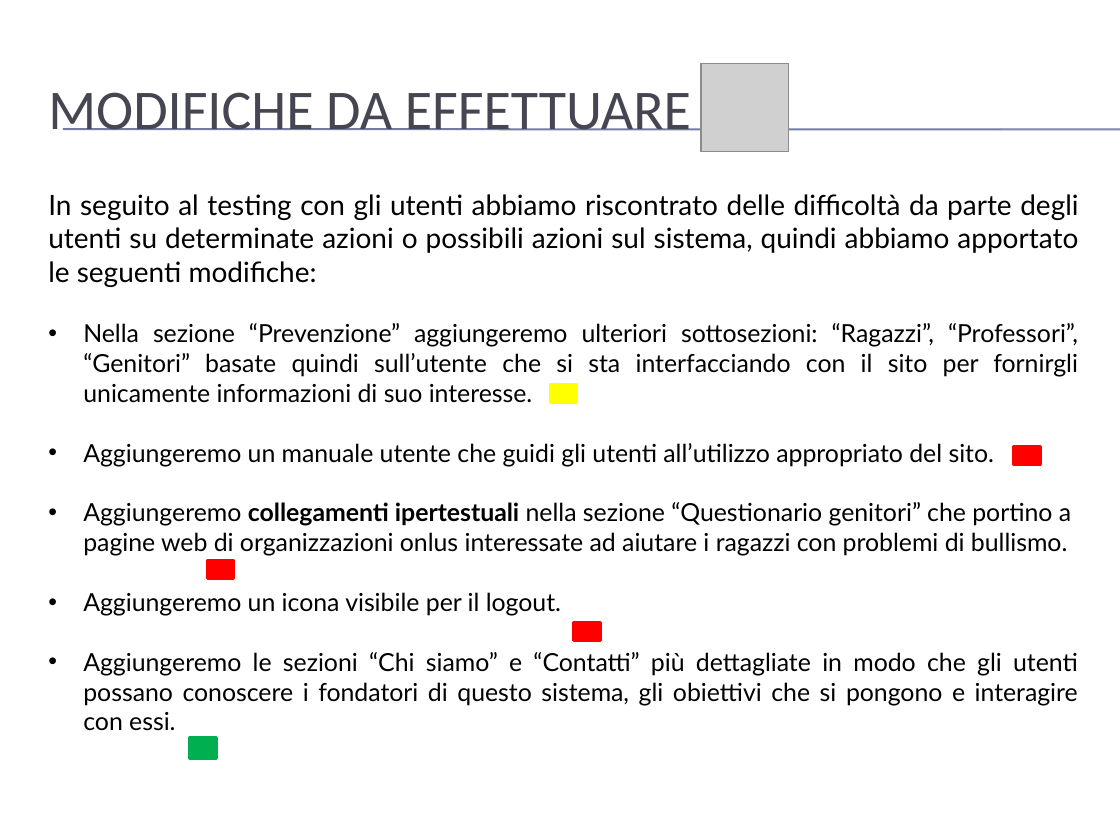
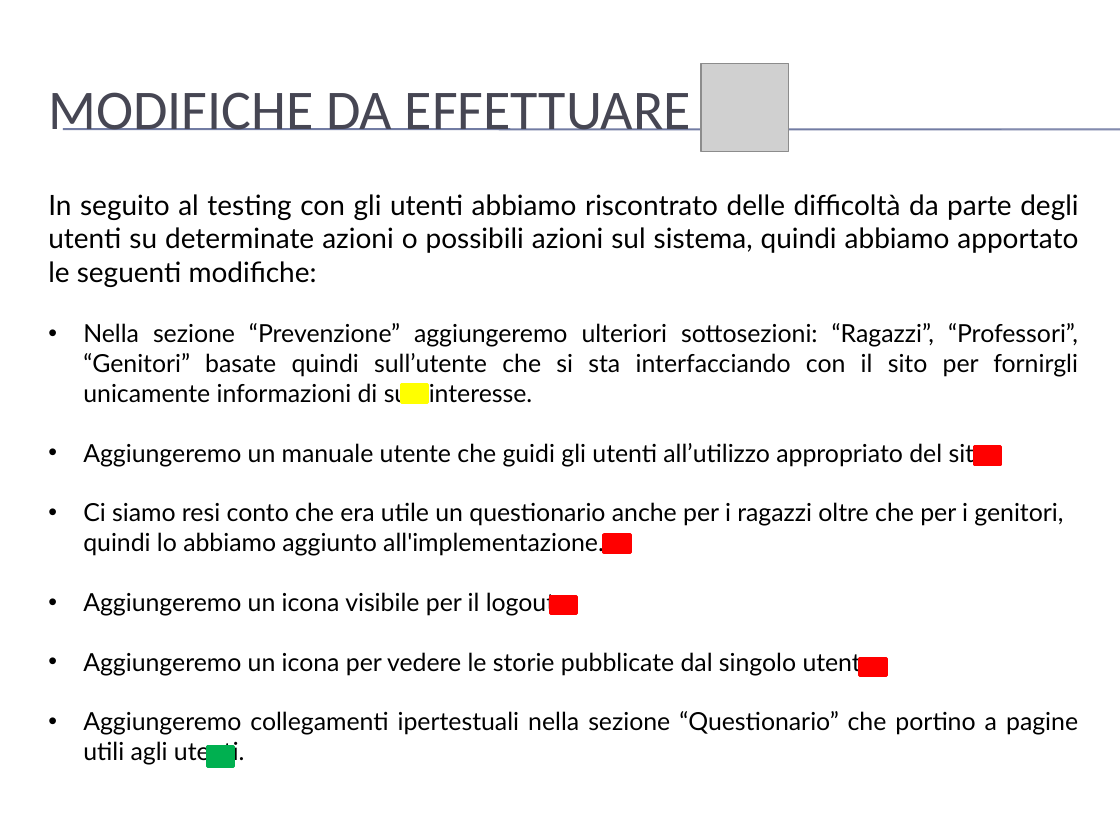
Before and after one commit to mario-santoro/Bullyingless, a slide deck: slide 20 of Assignment n.4/presentazione.pptx. Drawn at 1120x840 pixels with LibreOffice and Linux fonts; fonts in the diff are those of the drawing; grey boxes stand for pictures; background and template pictures are left out. Boxes give left, top, right and bottom in pixels: in the first picture for what was removed or moved away, otherwise in the second. Text is boxed around its words. In the diff, an @@ line names an element or a change of style, - is before the commit and + after.

Commit message:
V1.1
aggiunta slide sui questionari

```diff
--- a/Assignment n.4/presentazione.pptx
+++ b/Assignment n.4/presentazione.pptx
@@ rectangle: place and size @@
-rectangle at [551,385,578,403]
+rectangle at [401,385,428,403]
@@ rectangle: place and size @@
-rectangle at [1014,447,1040,465]
+rectangle at [974,447,1001,465]
@@ text at [83,502,1063,556]: text changed @@
-• Aggiungeremo collegamenti ipertestuali nella sezione “Questionario genitori” che portino a pagine web di organizzazioni onlus interessate ad aiutare i ragazzi con problemi di bullismo.
+• Ci siamo resi conto che era utile un questionario anche per i ragazzi oltre che per i genitori, quindi lo abbiamo aggiunto all'implementazione.
@@ rectangle: place and size @@
-rectangle at [207,561,234,579]
+rectangle at [604,534,631,552]
@@ rectangle: place and size @@
-rectangle at [573,623,600,641]
+rectangle at [551,596,578,614]
@@ text at [83,652,1078,765]: text changed @@
-• Aggiungeremo le sezioni “Chi siamo” e “Contatti” più dettagliate in modo che gli utenti possano conoscere i fondatori di questo sistema, gli obiettivi che si pongono e interagire con essi.
+• Aggiungeremo un icona per vedere le storie pubblicate dal singolo utente.
+• Aggiungeremo collegamenti ipertestuali nella sezione “Questionario” che portino a pagine utili agli utenti.
@@ rectangle added at [860,659,887,676], fill #FF0000, outline #FF0000 2 pt @@
@@ rectangle: place and size @@
-rectangle at [190,737,217,757]
+rectangle at [207,746,234,766]
```
Also in this commit, not shown: 4 other slides changed, 1 slide added.
